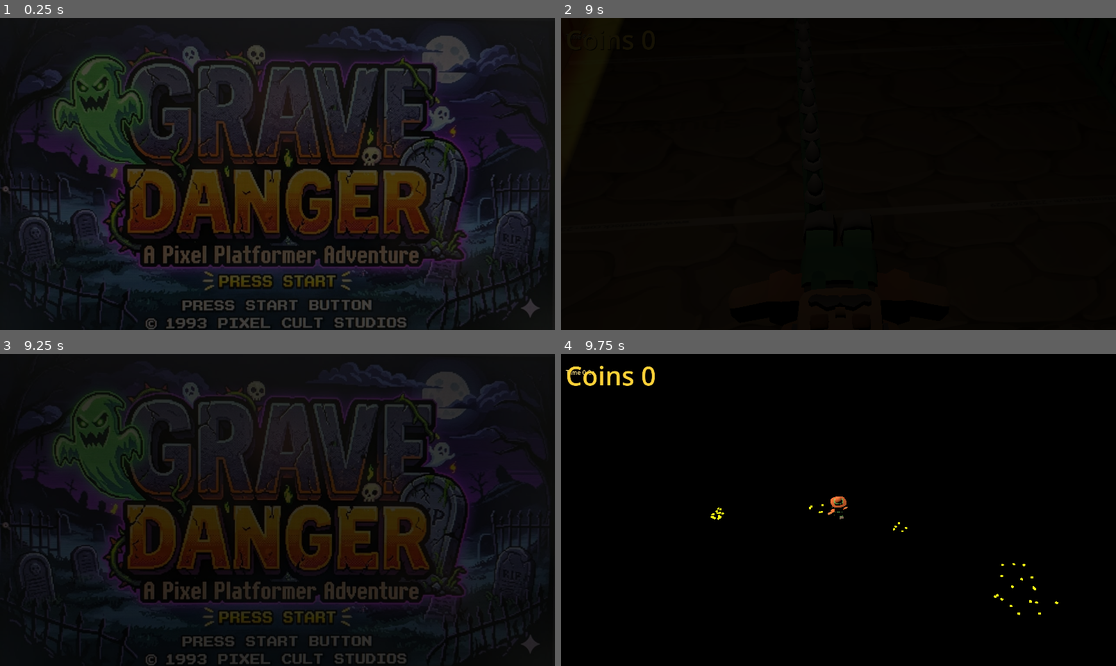
Above: before the commit, frames 1-4 (two rows, left to right).
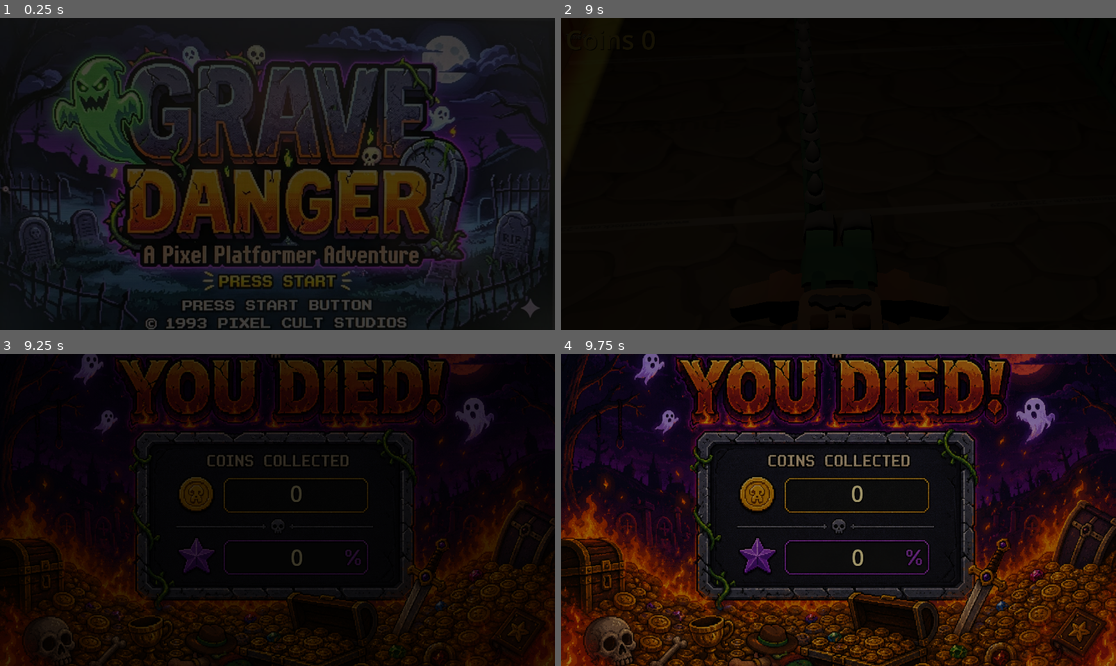
Above: after the commit, the same moments.

Repository: dugbus/grave-danger
Game: Godot game, scene res://title_screen.tscn
Two runs of this game, one before a commit and one after it. Both use one fixed random seed, a clock stepped at 60 frames per second and the inputs below. Sound files missing from this copy of the repository are replaced by a short silence.
Inputs (mouse positions are in pixels of both pictures, inside the frame that each line leads up to):
- Up to frame 1 (0.25 s): no input
- Up to frame 2 (9 s): tap Enter (ui_accept) at 0.5, 0.8, 1.35, 2.3, 2.85, 3.8, 4.35, 5.3, 5.85, 6.8, 7.35, 8.3, 8.85 s; move the mouse to (960, 158) at 0.52 s; hold Right (move_right) 0.53-1.28 s; hold E (drop_carried) 0.53-1.28 s; click (960, 158) at 0.67 s; tap Space (jump) at 0.77, 1.52, 3.02, 3.77, 4.52, 6.02, 6.77, 7.52 s; move the mouse to (727, 189) at 1.27 s; hold Down (move_down) 1.28-2.03 s; click (727, 189) at 1.42 s; tap E (drop_carried) every 1.5 s from 1.55 to 7.55 s; move the mouse to (894, 105) at 2.02 s; hold Right (move_right) 2.03-2.78 s; hold E (drop_carried) 2.03-2.78 s; click (894, 105) at 2.17 s; move the mouse to (810, 236) at 2.77 s; hold Up (move_up) 2.78-3.53 s; click (810, 236) at 2.92 s; move the mouse to (1005, 220) at 3.52 s; hold E (drop_carried) 3.53-4.28 s; hold Left (move_left) 3.53-5.03 s; click (1005, 220) at 3.67 s; move the mouse to (672, 127) at 4.27 s; click (672, 127) at 4.42 s; move the mouse to (866, 174) at 5.02 s; hold Down (move_down) 5.03-5.78 s; hold E (drop_carried) 5.03-5.78 s; click (866, 174) at 5.17 s; move the mouse to (755, 96) at 5.77 s; hold Right (move_right) 5.78-6.53 s; click (755, 96) at 5.92 s; move the mouse to (960, 158) at 6.52 s; hold Up (move_up) 6.53-7.28 s; hold E (drop_carried) 6.53-7.28 s; click (960, 158) at 6.67 s; move the mouse to (727, 189) at 7.27 s; hold Right (move_right) 7.28-8.03 s; click (727, 189) at 7.42 s; move the mouse to (894, 105) at 8.02 s; hold Down (move_down) 8.03-8.78 s; hold E (drop_carried) 8.03-8.78 s; click (894, 105) at 8.17 s; move the mouse to (810, 236) at 8.77 s; hold Left (move_left) from 8.78 s (still down); click (810, 236) at 8.92 s
- Up to frame 3 (9.25 s): keep holding Left (move_left); tap Space (jump) at 9.02 s; tap E (drop_carried) at 9.05 s
- Up to frame 4 (9.75 s): move the mouse to (1005, 556) at 9.52 s; release Left (move_left) at 9.53 s; hold Up (move_up) from 9.53 s (still down); hold E (drop_carried) from 9.53 s (still down); click (1005, 556) at 9.67 s

Frames 1-2 are identical in both runs. In frame 3, 39% of the frame differs, in the area x 0-100%, y 0-100%; in frame 4, 60%.

Commit message:
win and lose screens added with percentage complete and coins collected.

Diff:
--- a/gold_coin_pile.gd
+++ b/gold_coin_pile.gd
@@ -49,6 +49,10 @@
 	spawn_started = trigger_time <= 0.0
 	if spawn_started and spawn_interval <= 0.0:
 		_queue_spawn_all()
+
+
+func get_max_coin_count() -> int:
+	return coin_count
 
 
 func _physics_process(delta: float) -> void:
--- a/graveyard.gd
+++ b/graveyard.gd
@@ -1,5 +1,85 @@
 extends Node3D
+
+const WIN_SCENE := "res://win_screen.tscn"
+
+@export var win_fade_out_duration := 0.8
+
+var coins_collected := 0
+var max_coins_collected := 0
+var showing_result := false
+
+
+func _ready() -> void:
+	max_coins_collected = _calculate_max_coins_collected()
+	_store_result_stats()
+
+	for deposit in get_tree().get_nodes_in_group("coin_deposit"):
+		if deposit.has_signal("coin_absorbed"):
+			deposit.coin_absorbed.connect(_on_coin_absorbed)
+
 
 func _physics_process(delta: float) -> void:
 	const move_speed := 1.0
 	$Path3D/PathFollow3D.progress += move_speed * delta
+
+
+func _on_coin_absorbed(count: int) -> void:
+	if showing_result:
+		return
+
+	coins_collected += maxi(count, 0)
+	_store_result_stats()
+
+	if max_coins_collected > 0 and coins_collected >= max_coins_collected:
+		_show_win_screen()
+
+
+func _calculate_max_coins_collected() -> int:
+	var total := 0
+	for node in _get_descendants(self):
+		if node.has_method("get_max_coin_count"):
+			total += maxi(node.get_max_coin_count(), 0)
+	return total
+
+
+func _get_descendants(root: Node) -> Array[Node]:
+	var descendants: Array[Node] = []
+	for child in root.get_children():
+		descendants.append(child)
+		descendants.append_array(_get_descendants(child))
+	return descendants
+
+
+func _store_result_stats() -> void:
+	var stats := get_node_or_null("/root/ResultStats")
+	if stats != null and stats.has_method("set_result"):
+		stats.set_result(coins_collected, max_coins_collected)
+
+
+func _show_win_screen() -> void:
+	if showing_result:
+		return
+
+	showing_result = true
+	var fade := _create_fade_overlay()
+	var tween := create_tween()
+	tween.tween_property(fade, "color:a", 1.0, win_fade_out_duration)
+	await tween.finished
+
+	get_tree().change_scene_to_file(WIN_SCENE)
+
+
+func _create_fade_overlay() -> ColorRect:
+	var layer := CanvasLayer.new()
+	layer.name = "ResultFadeLayer"
+	layer.layer = 100
+	add_child(layer)
+
+	var fade := ColorRect.new()
+	fade.name = "ResultFade"
+	fade.color = Color(0.0, 0.0, 0.0, 0.0)
+	fade.mouse_filter = Control.MOUSE_FILTER_IGNORE
+	fade.set_anchors_preset(Control.PRESET_FULL_RECT)
+	layer.add_child(fade)
+
+	return fade
--- /dev/null
+++ b/lose_screen.tscn
@@ -0,0 +1,16 @@
+[gd_scene format=3 uid="uid://bvdv2d8npbqry"]
+
+[ext_resource type="Script" uid="uid://dnexl1obwimwr" path="res://result_screen.gd" id="1_result"]
+[ext_resource type="Texture2D" uid="uid://d2c675psprgm" path="res://Assets/Textures/lose-screen.png" id="2_texture"]
+
+[node name="LoseScreen" type="Control" unique_id=98674996]
+layout_mode = 3
+anchors_preset = 15
+anchor_right = 1.0
+anchor_bottom = 1.0
+grow_horizontal = 2
+grow_vertical = 2
+script = ExtResource("1_result")
+result_texture = ExtResource("2_texture")
+coins_rect = Rect2(585, 456, 376, 88)
+percentage_rect = Rect2(586, 623, 376, 88)
--- a/player_death.gd
+++ b/player_death.gd
@@ -5,7 +5,7 @@
 # component owns the one-way transition into the death state.
 
 @export var animation_controller_path: NodePath = ^"../PlayerAnimation"
-@export var title_scene := "res://title_screen.tscn"
+@export var lose_scene := "res://lose_screen.tscn"
 @export var return_delay := 1.5
 @export var fade_out_duration := 0.8
 @export var max_flame_energy := 100.0
@@ -14,7 +14,7 @@
 @onready var animation_controller: Node = get_node_or_null(animation_controller_path)
 
 var is_dead := false
-var returning_to_title := false
+var showing_lose_screen := false
 var flame_energy := 100.0
 
 
@@ -61,14 +61,14 @@
 	if camera != null and camera.has_method("focus_on_dead_player"):
 		camera.focus_on_dead_player(player)
 
-	_return_to_title_after_death()
+	_show_lose_screen_after_death()
 
 
-func _return_to_title_after_death() -> void:
-	if returning_to_title:
+func _show_lose_screen_after_death() -> void:
+	if showing_lose_screen:
 		return
 
-	returning_to_title = true
+	showing_lose_screen = true
 	await get_tree().create_timer(return_delay).timeout
 
 	var fade := _create_fade_overlay()
@@ -76,7 +76,7 @@
 	tween.tween_property(fade, "color:a", 1.0, fade_out_duration)
 	await tween.finished
 
-	get_tree().change_scene_to_file(title_scene)
+	get_tree().change_scene_to_file(lose_scene)
 
 
 func _create_fade_overlay() -> ColorRect:
--- a/project.godot
+++ b/project.godot
@@ -18,6 +18,7 @@
 [autoload]
 
 quick_exit="*uid://umpymd57w318"
+ResultStats="*res://result_stats.gd"
 
 [display]
 
--- /dev/null
+++ b/result_screen.gd
@@ -0,0 +1,174 @@
+extends Control
+
+
+const TITLE_SCENE := "res://title_screen.tscn"
+
+@export var result_texture: Texture2D
+@export var fade_duration := 0.8
+@export var coins_rect := Rect2(581.0, 522.0, 382.0, 90.0)
+@export var percentage_rect := Rect2(581.0, 609.0, 382.0, 90.0)
+@export var text_color := Color(0.96, 0.89, 0.63)
+@export var shadow_color := Color(0.0, 0.0, 0.0, 0.9)
+
+var returning_to_title := false
+var result_image: TextureRect
+var coins_label: Label
+var percentage_label: Label
+
+
+func _ready() -> void:
+	_create_result_image()
+	_create_labels()
+	_update_result_text()
+	_layout_labels()
+	_fade_in()
+	set_process_unhandled_input(true)
+	resized.connect(_layout_labels)
+
+
+func _unhandled_input(event: InputEvent) -> void:
+	if returning_to_title:
+		return
+
+	if _is_primary_event(event):
+		get_viewport().set_input_as_handled()
+		_return_to_title()
+
+
+func _create_result_image() -> void:
+	result_image = TextureRect.new()
+	result_image.name = "ResultImage"
+	result_image.texture = result_texture
+	result_image.set_anchors_preset(Control.PRESET_FULL_RECT)
+	result_image.expand_mode = TextureRect.EXPAND_IGNORE_SIZE
+	result_image.stretch_mode = TextureRect.STRETCH_KEEP_ASPECT_COVERED
+	result_image.mouse_filter = Control.MOUSE_FILTER_IGNORE
+	add_child(result_image)
+
+
+func _create_labels() -> void:
+	coins_label = _create_value_label("CoinsValue")
+	percentage_label = _create_value_label("PercentageValue")
+	add_child(coins_label)
+	add_child(percentage_label)
+
+
+func _create_value_label(label_name: String) -> Label:
+	var label := Label.new()
+	label.name = label_name
+	label.horizontal_alignment = HORIZONTAL_ALIGNMENT_CENTER
+	label.vertical_alignment = VERTICAL_ALIGNMENT_CENTER
+	label.clip_text = true
+	label.mouse_filter = Control.MOUSE_FILTER_IGNORE
+	label.add_theme_color_override("font_color", text_color)
+	label.add_theme_color_override("font_shadow_color", shadow_color)
+	label.add_theme_constant_override("shadow_offset_x", 3)
+	label.add_theme_constant_override("shadow_offset_y", 3)
+	return label
+
+
+func _update_result_text() -> void:
+	var stats := get_node_or_null("/root/ResultStats")
+	if stats == null:
+		coins_label.text = "0"
+		percentage_label.text = "0"
+		return
+
+	coins_label.text = "%d" % stats.coins_collected
+	percentage_label.text = "%d" % stats.get_completion_percentage()
+
+
+func _layout_labels() -> void:
+	if result_texture == null or coins_label == null or percentage_label == null:
+		return
+
+	_place_label(coins_label, coins_rect)
+	_place_label(percentage_label, percentage_rect)
+
+
+func _place_label(label: Label, image_rect: Rect2) -> void:
+	var screen_rect := _image_rect_to_screen_rect(image_rect)
+	label.position = screen_rect.position
+	label.size = screen_rect.size
+	_fit_label_font_size(label, screen_rect.size)
+
+
+func _image_rect_to_screen_rect(image_rect: Rect2) -> Rect2:
+	var texture_size := result_texture.get_size()
+	var viewport_size := size
+	var scale := maxf(viewport_size.x / texture_size.x, viewport_size.y / texture_size.y)
+	var image_size := texture_size * scale
+	var image_offset := (viewport_size - image_size) * 0.5
+
+	return Rect2(image_offset + image_rect.position * scale, image_rect.size * scale)
+
+
+func _fit_label_font_size(label: Label, box_size: Vector2) -> void:
+	var font := label.get_theme_default_font()
+	if font == null:
+		return
+
+	var available_size := box_size - Vector2(16.0, 10.0)
+	var best_size := 1
+	var low := 1
+	var high := maxi(1, floori(box_size.y))
+
+	while low <= high:
+		var test_size := (low + high) / 2
+		var text_size := font.get_string_size(label.text, HORIZONTAL_ALIGNMENT_CENTER, -1.0, test_size)
+		if text_size.x <= available_size.x and text_size.y <= available_size.y:
+			best_size = test_size
+			low = test_size + 1
+		else:
+			high = test_size - 1
+
+	label.add_theme_font_size_override("font_size", best_size)
+
+
+func _fade_in() -> void:
+	var fade := _create_fade_overlay(Color.BLACK)
+	var tween := create_tween()
+	tween.tween_property(fade, "color:a", 0.0, fade_duration)
+	tween.finished.connect(fade.queue_free)
+
+
+func _return_to_title() -> void:
+	returning_to_title = true
+	var fade := _create_fade_overlay(Color(0.0, 0.0, 0.0, 0.0))
+	var tween := create_tween()
+	tween.tween_property(fade, "color:a", 1.0, fade_duration)
+	await tween.finished
+
+	get_tree().change_scene_to_file(TITLE_SCENE)
+
+
+func _create_fade_overlay(color: Color) -> ColorRect:
+	var fade := ColorRect.new()
+	fade.name = "ResultFade"
+	fade.color = color
+	fade.mouse_filter = Control.MOUSE_FILTER_IGNORE
+	fade.set_anchors_preset(Control.PRESET_FULL_RECT)
+	add_child(fade)
+	return fade
+
+
+func _is_primary_event(event: InputEvent) -> bool:
+	if InputMap.has_action("drop_carried") and event.is_action_pressed("drop_carried"):
+		return true
+
+	if InputMap.has_action("ui_accept") and event.is_action_pressed("ui_accept"):
+		return true
+
+	if event is InputEventMouseButton:
+		return event.pressed and event.button_index == MOUSE_BUTTON_LEFT
+
+	if event is InputEventJoypadButton:
+		return event.pressed and event.button_index == JOY_BUTTON_A
+
+	if event is InputEventKey:
+		return event.pressed and not event.echo and (
+			event.physical_keycode == KEY_ENTER
+			or event.physical_keycode == KEY_SPACE
+		)
+
+	return false
--- /dev/null
+++ b/result_stats.gd
@@ -0,0 +1,18 @@
+extends Node
+
+
+var coins_collected := 0
+var max_coins_collected := 0
+
+
+func set_result(collected: int, max_collected: int) -> void:
+	coins_collected = maxi(collected, 0)
+	max_coins_collected = maxi(max_collected, 0)
+
+
+func get_completion_percentage() -> int:
+	if max_coins_collected <= 0:
+		return 0
+
+	var completion := roundi(float(coins_collected) / float(max_coins_collected) * 100.0)
+	return clampi(completion, 0, 100)
--- /dev/null
+++ b/win_screen.tscn
@@ -0,0 +1,14 @@
+[gd_scene load_steps=3 format=3]
+
+[ext_resource type="Script" path="res://result_screen.gd" id="1_result"]
+[ext_resource type="Texture2D" path="res://Assets/Textures/win-screen.png" id="2_texture"]
+
+[node name="WinScreen" type="Control"]
+layout_mode = 3
+anchors_preset = 15
+anchor_right = 1.0
+anchor_bottom = 1.0
+grow_horizontal = 2
+grow_vertical = 2
+script = ExtResource("1_result")
+result_texture = ExtResource("2_texture")
Binary file added: Assets/Textures/lose-screen.png
Not shown, added: Assets/Textures/lose-screen.png.import
Binary file added: Assets/Textures/win-screen.png
Not shown, added: Assets/Textures/win-screen.png.import
Not shown, added: result_screen.gd.uid
Not shown, added: result_stats.gd.uid
